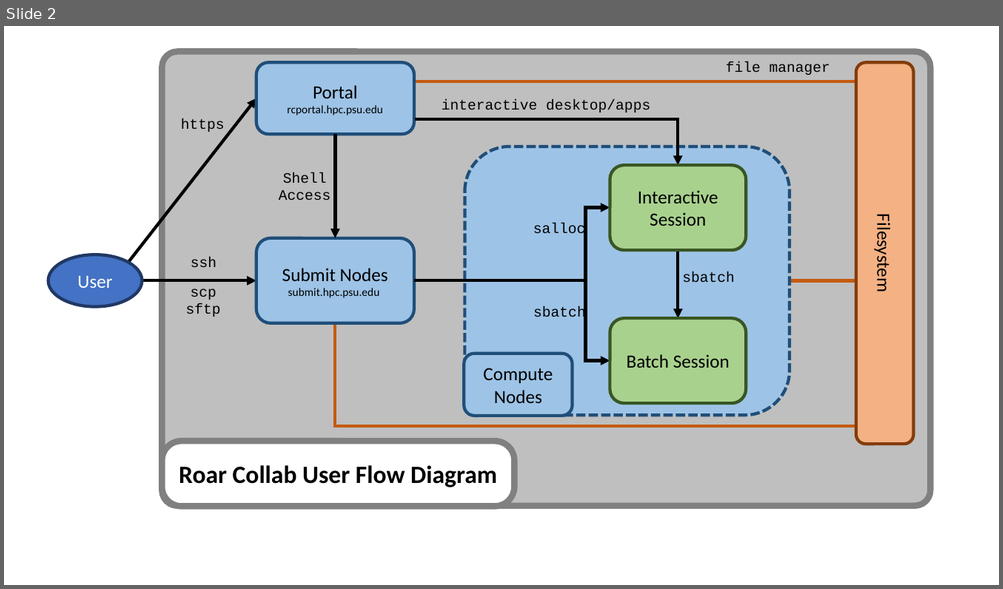
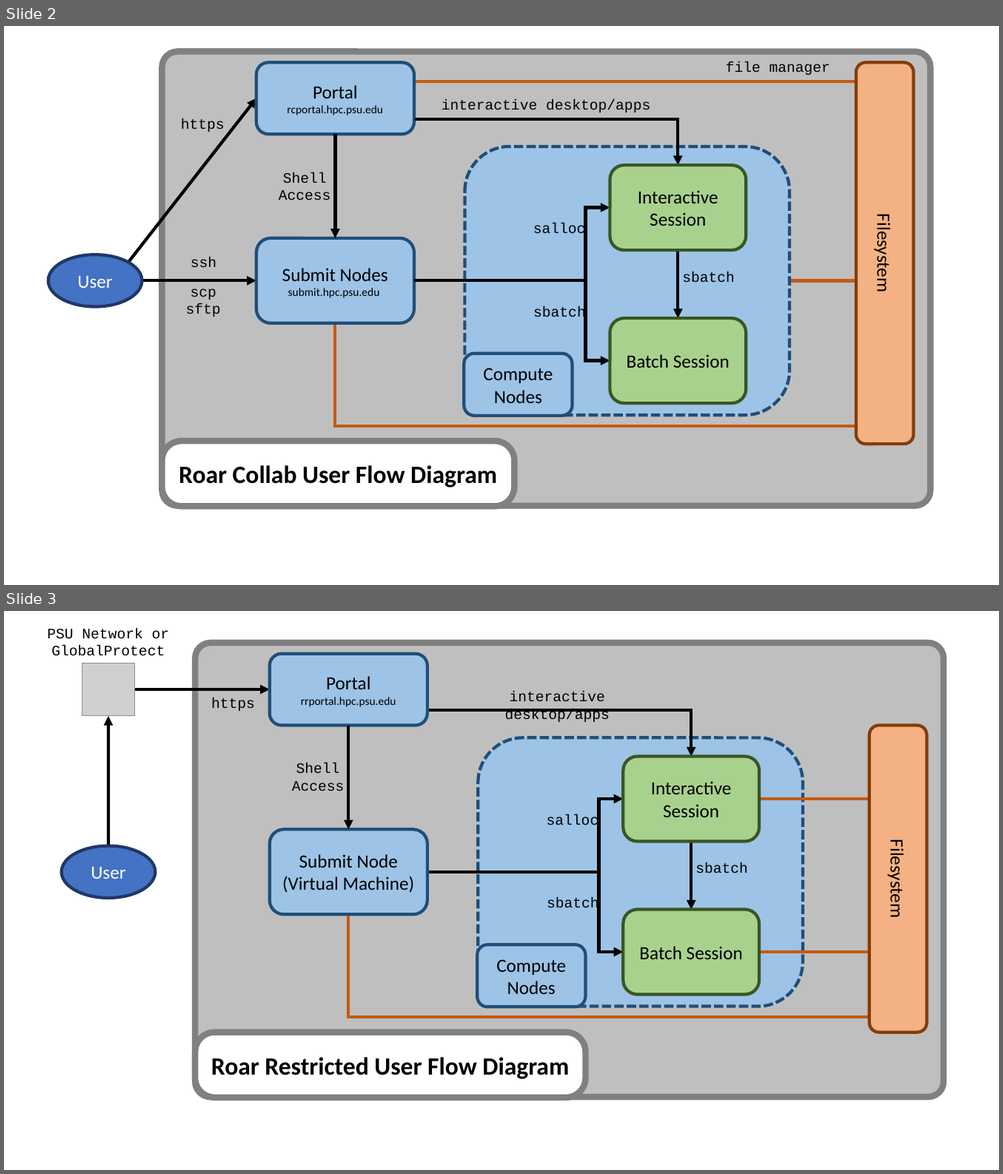
Before and after one commit to stmilne/icds_docs, a slide deck: docs/img/icds_docs_images.pptx. Shown one above the other, each under a label of ours: slide 2 before the commit, slides 2 and 3 after it. The pictures are 1003x589 and 1003x1174 pixels, drawn with LibreOffice and Linux fonts; fonts in the diff are those of the drawing; grey boxes stand for pictures; background and template pictures are left out. Boxes give left, top, right and bottom in pixels: in the first picture for what was removed or moved away, otherwise in the second. Text is boxed around its words. In the diff, an @@ line names an element or a change of style, - is before the commit and + after.

```diff
--- a/docs/img/icds_docs_images.pptx
+++ b/docs/img/icds_docs_images.pptx
@@ slide 3 added at (x1=4, y1=611, x2=999, y2=1170), background #FFFFFF @@
@@ picture added at (x1=82, y1=664, x2=134, y2=716) @@
@@ arrow added from (349, 725) to (349, 829), #000000 3 pt @@
@@ text added at (x1=292, y1=763, x2=344, y2=791), 14 pt, text #000000 @@
+Shell Access
@@ group added at (x1=47, y1=628, x2=943, y2=1097): 9 rounded rectangles, 6 texts, 3 arrows, 3 elbow arrows, 2 lines, 1 elbow line, 1 ellipse @@
+https
+PSU Network or GlobalProtect VPN
+interactive desktop/apps
+salloc
+sbatch
+sbatch
+Roar Restricted User Flow Diagram
+Compute Nodes
+Filesystem
+Interactive Session
+Batch Session
+Portal
+rrportal.hpc.psu.edu
+Submit Node
+(Virtual Machine)
+User
```
Also in this commit, not shown: 2 other slides added, 23 other files.
